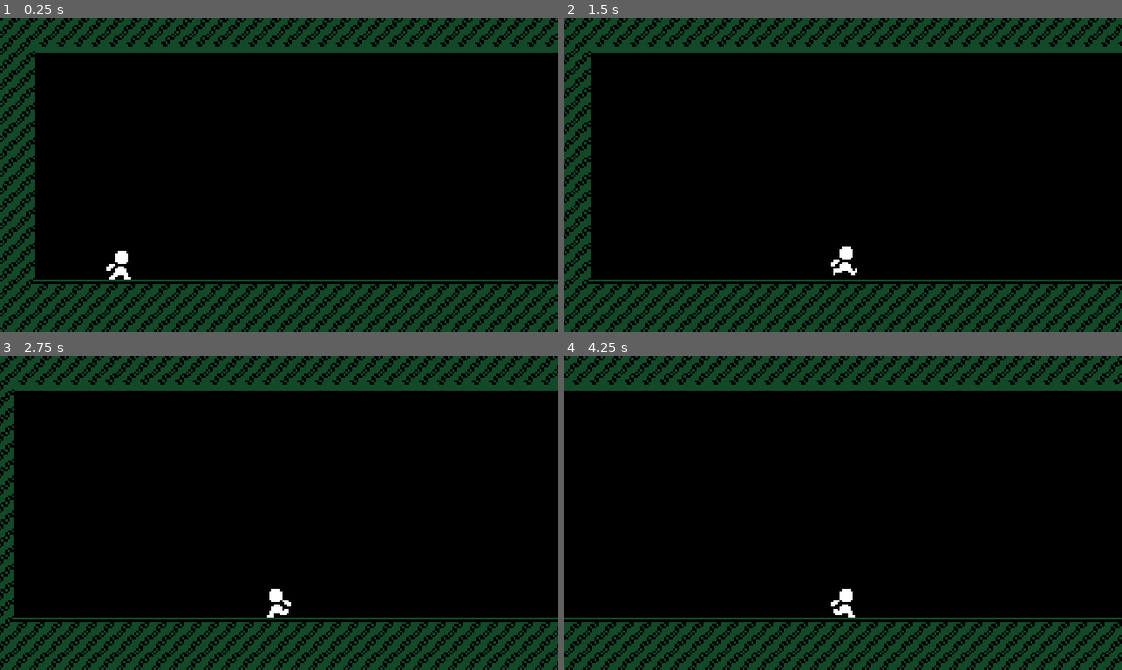
Above: before the commit, frames 1-4 (two rows, left to right).
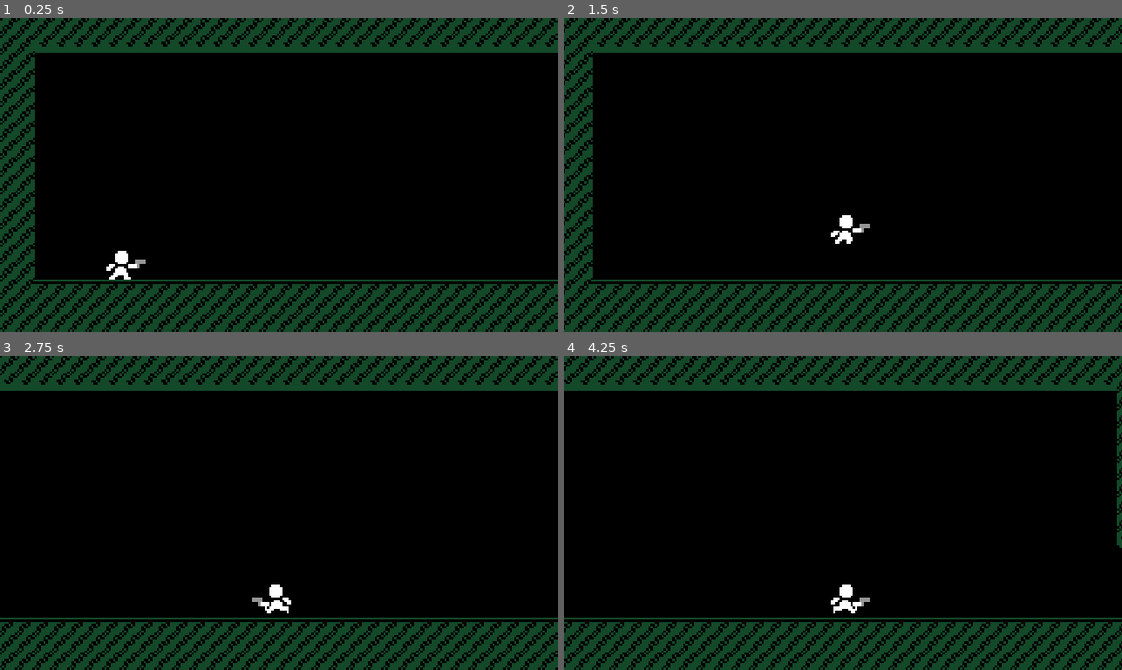
Above: after the commit, the same moments.

Repository: youssefevan/senior-project
Game: Godot game, scene res://World.tscn
The game is run twice, just before and just after one commit, with the same random seed, the same clock (stepped at 60 frames per second) and the same inputs.
Inputs:
- Up to frame 1 (0.25 s): no input
- Up to frame 2 (1.5 s): hold W (jump) 0.53-1.28 s; hold D (right) from 0.53 s (still down); tap W (jump) at 1.35 s
- Up to frame 3 (2.75 s): tap W (jump) at 1.52, 1.82 s; release D (right) at 2.03 s; hold A (left) from 2.03 s (still down); hold W (jump) from 2.03 s (still down)
- Up to frame 4 (4.25 s): release A (left) at 2.78 s; release W (jump) at 2.78 s; hold D (right) from 2.78 s (still down); tap W (jump) at 2.85, 3.02, 3.32 s; hold W (jump) from 3.53 s (still down)

The runs differ from the first frame. In frame 1, less than 0.1% of the frame differs, in the area x 22-27%, y 76-80%; in frame 2, 13%; in frame 3, 12%; in frame 4, 15%, in the area x 0-100%, y 0-100%.

Commit message:
Added blaster
- flips with player
- is set up to fire
- I still need to add ammo so it can fire something

Diff:
--- a/SeniorProject/World.tscn
+++ b/SeniorProject/World.tscn
@@ -7,6 +7,9 @@
 [ext_resource path="res://CameraRoom.tscn" type="PackedScene" id=5]
 
 [node name="World" type="Node2D"]
+__meta__ = {
+"_edit_lock_": true
+}
 
 [node name="Tiles1" parent="." instance=ExtResource( 2 )]
 
--- /dev/null
+++ b/SeniorProject/ammo/Ammo.tscn
@@ -0,0 +1,18 @@
+[gd_scene load_steps=4 format=2]
+
+[ext_resource path="res://sprites/ammo/ammo.png" type="Texture" id=1]
+[ext_resource path="res://ammo/scripts/ammo.gd" type="Script" id=2]
+
+[sub_resource type="CapsuleShape2D" id=1]
+radius = 1.5
+height = 2.5
+
+[node name="Ammo" type="Area2D"]
+script = ExtResource( 2 )
+
+[node name="Sprite" type="Sprite" parent="."]
+texture = ExtResource( 1 )
+
+[node name="Collider" type="CollisionShape2D" parent="."]
+rotation = 1.5708
+shape = SubResource( 1 )
--- /dev/null
+++ b/SeniorProject/ammo/scripts/ammo.gd
@@ -0,0 +1,16 @@
+extends Area2D
+
+
+# Declare member variables here. Examples:
+# var a = 2
+# var b = "text"
+
+
+# Called when the node enters the scene tree for the first time.
+func _ready():
+	pass # Replace with function body.
+
+
+# Called every frame. 'delta' is the elapsed time since the previous frame.
+#func _process(delta):
+#	pass
--- /dev/null
+++ b/SeniorProject/blasters/Blaster.tscn
@@ -0,0 +1,13 @@
+[gd_scene load_steps=3 format=2]
+
+[ext_resource path="res://sprites/blasters/blaster.png" type="Texture" id=1]
+[ext_resource path="res://blasters/scripts/blaster.gd" type="Script" id=2]
+
+[node name="Blaster" type="Node2D"]
+script = ExtResource( 2 )
+
+[node name="Sprite" type="Sprite" parent="."]
+texture = ExtResource( 1 )
+
+[node name="Muzzle" type="Position2D" parent="."]
+position = Vector2( 4, -1 )
--- /dev/null
+++ b/SeniorProject/blasters/scripts/blaster.gd
@@ -0,0 +1,26 @@
+extends Node2D
+
+var fire_rate = .2
+var can_shoot = true
+#export var ammo_type = preload("res://scenes/ammo-0.tscn");
+
+func _process(delta):
+	sprite_flipping()
+	if Input.is_action_pressed("shoot") and can_shoot:
+		shoot()
+		can_shoot = false
+		yield(get_tree().create_timer(fire_rate), "timeout")
+		can_shoot = true
+
+func shoot():
+	pass
+	#var projectile = ammo_type.instance()
+	#projectile.position = $muzzle.global_position
+	#projectile.rotation = global_rotation
+	#get_tree().get_root().call_deferred("add_child", projectile)
+
+func sprite_flipping():
+	if global_rotation_degrees < -90 || global_rotation_degrees >= 90:
+		$Sprite.flip_v = true
+	elif global_rotation_degrees > -90 || global_rotation_degrees <= 90:
+		$Sprite.flip_v = false
--- /dev/null
+++ b/SeniorProject/blasters/scripts/blaster_position.gd
@@ -0,0 +1,9 @@
+extends Position2D
+
+func _on_Player_flipped():
+	position = Vector2(-7,-1)
+	rotation_degrees = 180
+
+func _on_Player_not_flipped():
+	position = Vector2(7,-1)
+	rotation_degrees = 0
--- a/SeniorProject/player/Player.tscn
+++ b/SeniorProject/player/Player.tscn
@@ -1,8 +1,10 @@
-[gd_scene load_steps=10 format=2]
+[gd_scene load_steps=12 format=2]
 
 [ext_resource path="res://sprites/player/ss_player.png" type="Texture" id=1]
 [ext_resource path="res://player/scripts/player_fsm.gd" type="Script" id=2]
 [ext_resource path="res://player/scripts/player_controller.gd" type="Script" id=3]
+[ext_resource path="res://blasters/Blaster.tscn" type="PackedScene" id=4]
+[ext_resource path="res://blasters/scripts/blaster_position.gd" type="Script" id=5]
 
 [sub_resource type="Animation" id=1]
 resource_name = "fall"
@@ -105,4 +107,14 @@
 [node name="Collider" type="CollisionShape2D" parent="CameraRoomDetector"]
 shape = SubResource( 6 )
 
+[node name="BlasterPosition" type="Position2D" parent="."]
+script = ExtResource( 5 )
+__meta__ = {
+"_edit_group_": true
+}
+
+[node name="Blaster" parent="BlasterPosition" instance=ExtResource( 4 )]
+
+[connection signal="flipped" from="." to="BlasterPosition" method="_on_Player_flipped"]
+[connection signal="not_flipped" from="." to="BlasterPosition" method="_on_Player_not_flipped"]
 [connection signal="area_entered" from="CameraRoomDetector" to="." method="_on_CameraRoomDetector_area_entered"]
--- a/SeniorProject/player/scripts/player_controller.gd
+++ b/SeniorProject/player/scripts/player_controller.gd
@@ -3,6 +3,8 @@
 signal grounded(is_grounded)
 signal not_grounded()
 signal camera_room(cr_size, cr_pos)
+signal flipped()
+signal not_flipped()
 
 onready var animator = $Animator
 onready var sprite = $Sprite
@@ -26,7 +28,7 @@
 var fric = 0
 
 #var is_grounded
-var facing = 0
+#var facing = 0
 
 var jumpWasPressed = false #phantom jump
 var canCoyoteJump = false
--- a/SeniorProject/player/scripts/player_fsm.gd
+++ b/SeniorProject/player/scripts/player_fsm.gd
@@ -9,7 +9,7 @@
 
 func _input(event):
 
-	if event.is_action_pressed("ui_up"):
+	if event.is_action_pressed("jump"):
 		parent.jumpWasPressed = true
 		parent.rememberJumpTime()
 		if parent.canCoyoteJump == true:
@@ -17,7 +17,7 @@
 
 	# minimum jump height (variable jump heigth)
 	if state == states.jump:
-		if Input.is_action_just_released("ui_up") && (parent.velocity.y < -parent.MIN_JUMP_HEIGHT):
+		if Input.is_action_just_released("jump") && (parent.velocity.y < -parent.MIN_JUMP_HEIGHT):
 			parent.velocity.y = -parent.MIN_JUMP_HEIGHT
 
 
@@ -49,6 +49,12 @@
 			parent.sprite.flip_h = false
 		if parent.velocity.x <= -20:
 			parent.sprite.flip_h = true
+
+	# signal for blaster position
+	if parent.sprite.flip_h == true:
+		parent.emit_signal("flipped")
+	if parent.sprite.flip_h == false:
+		parent.emit_signal("not_flipped")
 
 	# If not grounded
 	if [states.jump, states.fall].has(state):
Binary file added: SeniorProject/sprites/ammo/ammo.png
Not shown, added: SeniorProject/sprites/ammo/ammo.png.import
Binary file added: SeniorProject/sprites/blasters/blaster.png
Not shown, added: SeniorProject/sprites/blasters/blaster.png.import
